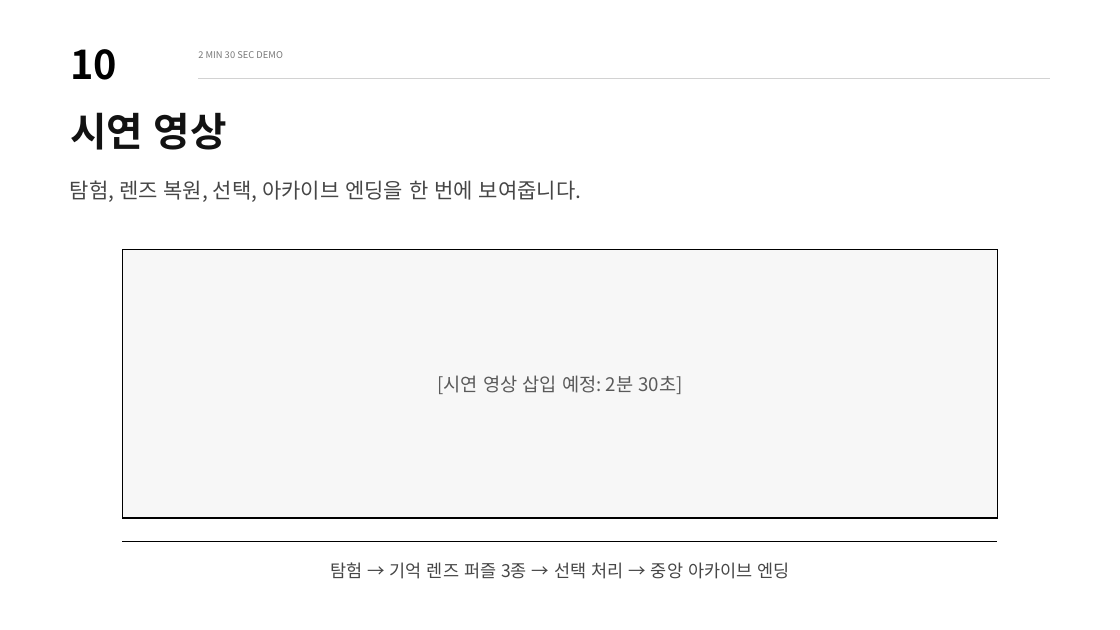
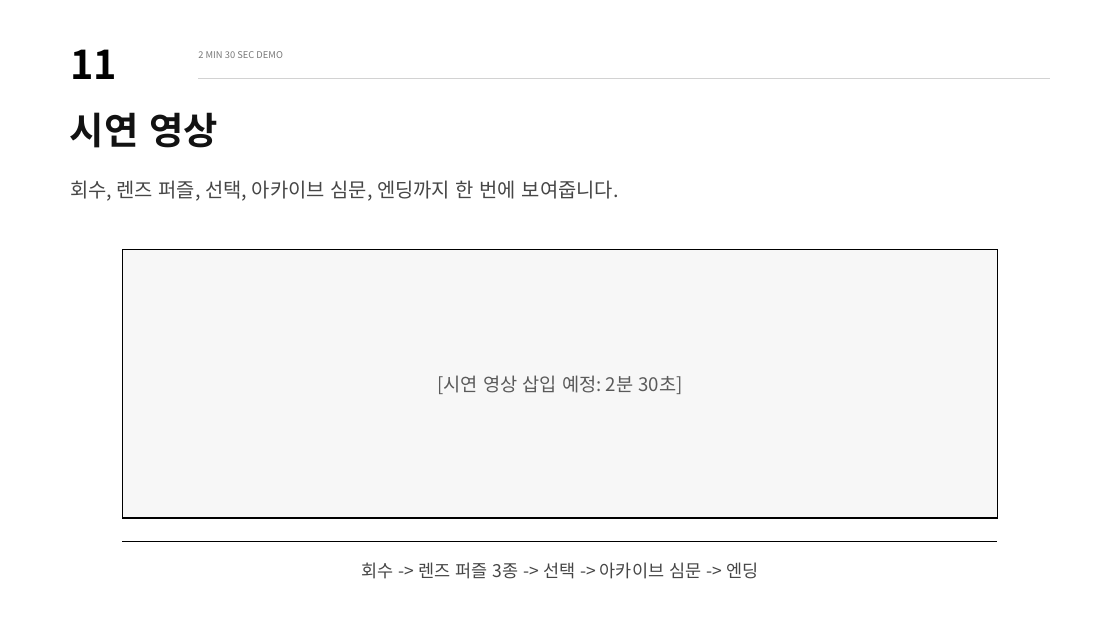
Before and after one commit to wodnd0403/memory_recycler, a slide deck: slide 11 of Docs/MemoryRecycler3D_Final_Presentation_SAFE.pptx (slide 10 before the commit). Drawn at 1120x630 pixels with LibreOffice and Linux fonts; fonts in the diff are those of the drawing. Boxes give left, top, right and bottom in pixels: in the first picture for what was removed or moved away, otherwise in the second. Text is boxed around its words. In the diff, an @@ line names an element or a change of style, - is before the commit and + after.

```diff
--- a/Docs/MemoryRecycler3D_Final_Presentation_SAFE.pptx
+++ b/Docs/MemoryRecycler3D_Final_Presentation_SAFE.pptx
@@ text at [70,49,117,79]: text changed @@
-10
+11
@@ text "시연 영상" at [70,112,218,148]: size 34 to 32 pt @@
@@ text at [70,180,619,201]: text changed; size 18 to 17 pt @@
-탐험, 렌즈 복원, 선택, 아카이브 엔딩을 한 번에 보여줍니다.
+회수, 렌즈 퍼즐, 선택, 아카이브 심문, 엔딩까지 한 번에 보여줍니다.
@@ text at [362,562,758,579]: text changed @@
-탐험 → 기억 렌즈 퍼즐 3종 → 선택 처리 → 중앙 아카이브 엔딩
+회수 -> 렌즈 퍼즐 3종 -> 선택 -> 아카이브 심문 -> 엔딩
```
Also in this commit, not shown: 9 other slides changed, 3 slides added, 2 slides removed, 3 other files.
